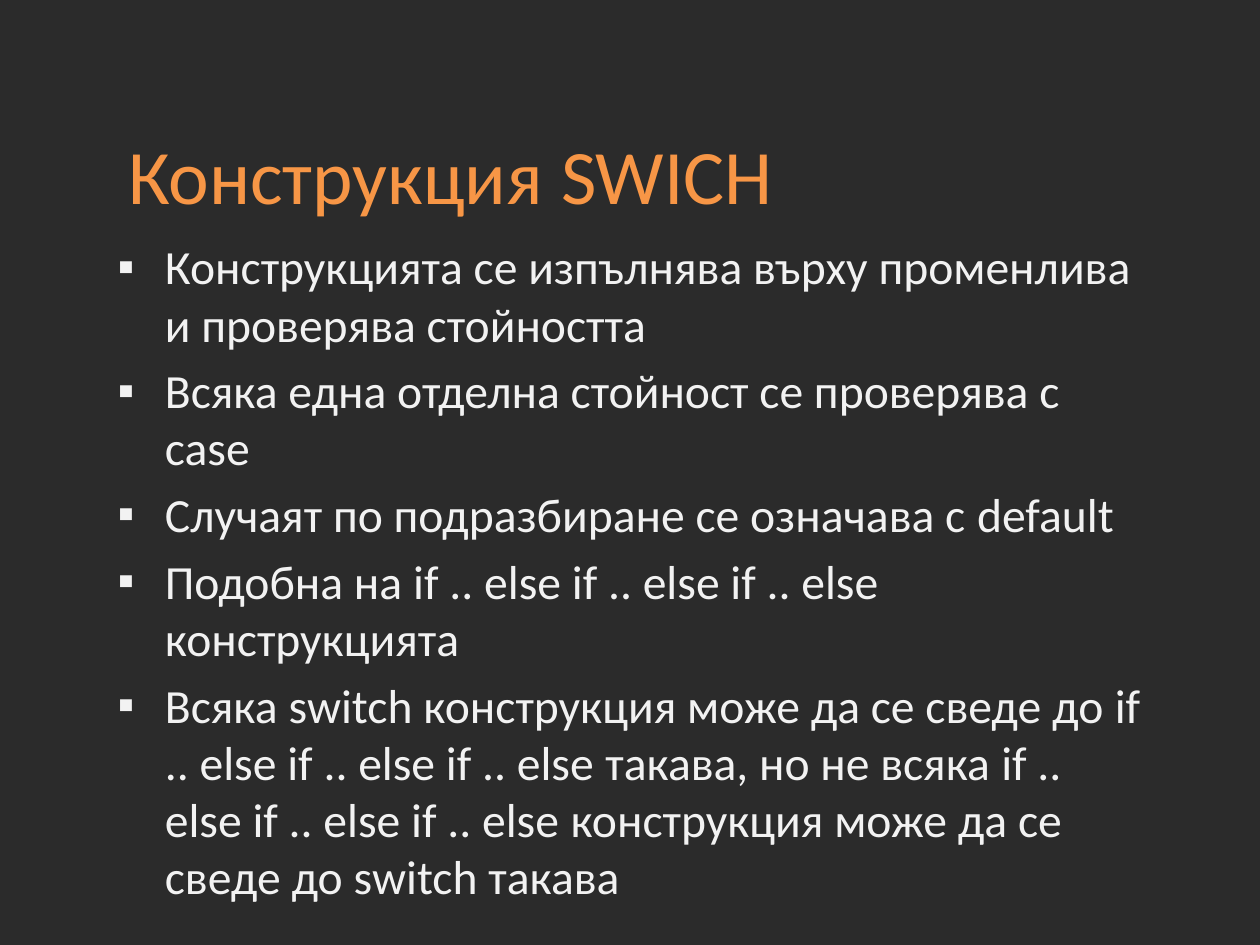
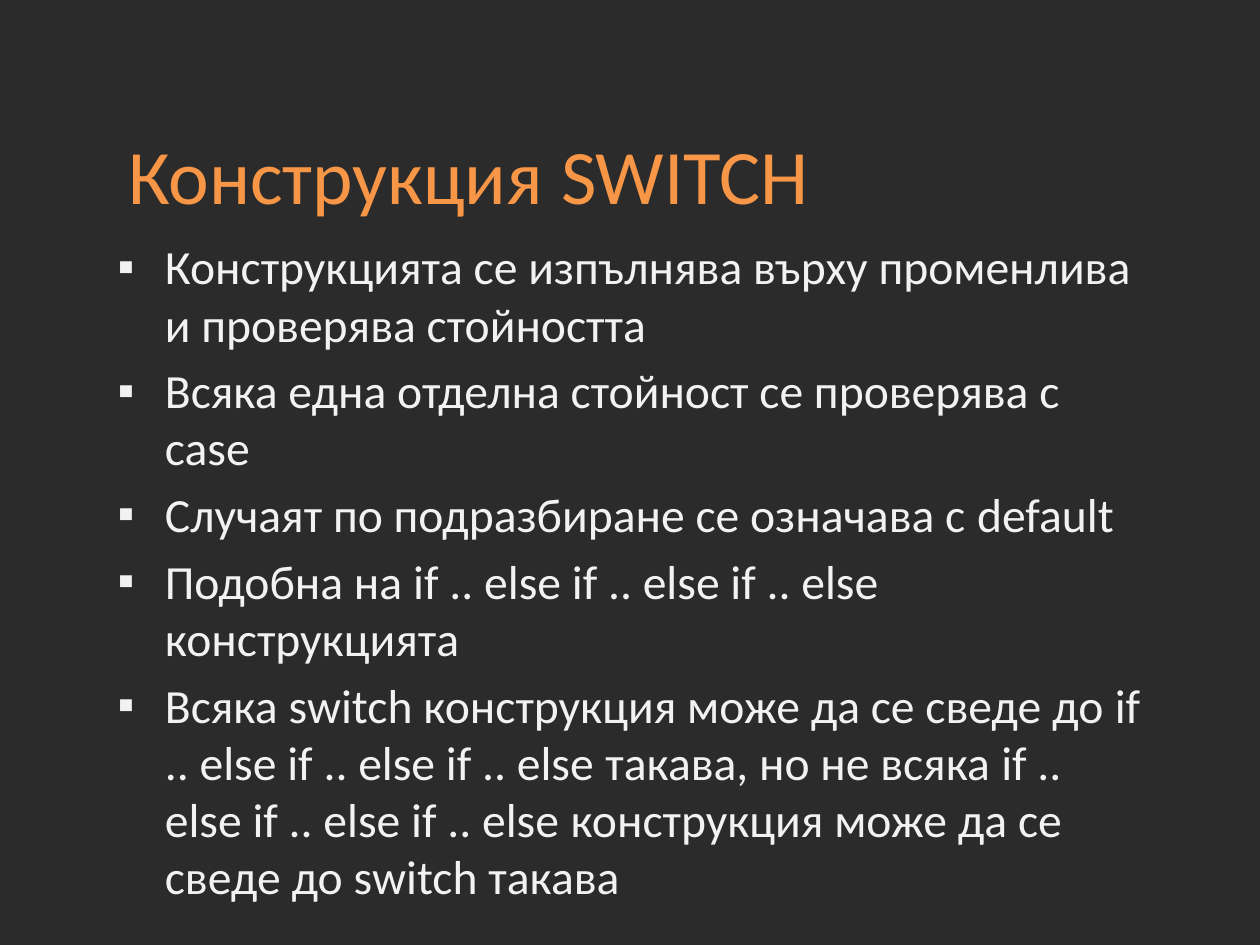
Before and after one commit to Academy-Soft-Intellect/Introduction-Into-Programming-Online, a slide deck: slide 9 of 04-Conditions.pptx. Drawn at 1260x945 pixels with LibreOffice and Linux fonts; fonts in the diff are those of the drawing; background and template pictures are left out; a plain dark background stands for a picture behind light text. Boxes give left, top, right and bottom in pixels: in the first picture for what was removed or moved away, otherwise in the second. Text is boxed around its words. In the diff, an @@ line names an element or a change of style, - is before the commit and + after.

```diff
--- a/04-Conditions.pptx
+++ b/04-Conditions.pptx
@@ title at bbox=[128, 154, 809, 217]: text changed @@
-Конструкция SWICH
+Конструкция SWITCH
```
Also in this commit, not shown: 2 other slides changed, 7 other files.
